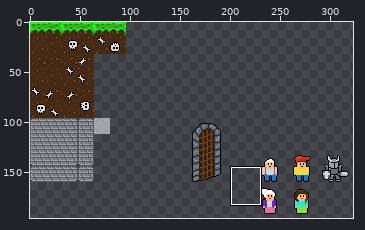
A sprite sheet gets an edit: Defending Dragons/Assets/Resources/Sprites/Tile Atlas.png. Above: a wide view before the commit, with the close-up outlined.
Close-up. First the earlier version:
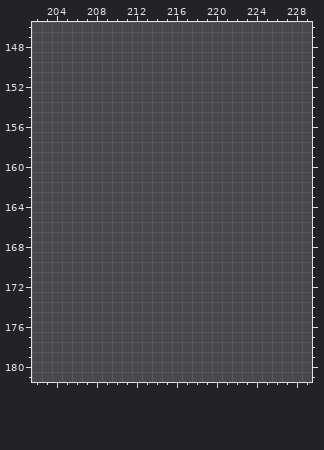
The file is 512x512 pixels. Colours within 5 levels of each other are drawn and written as one. Shown: x 202..229, y 146..181. The wide view leaves out empty margins. The commit also changed other parts of the picture, which this record leaves out.
After the commit:
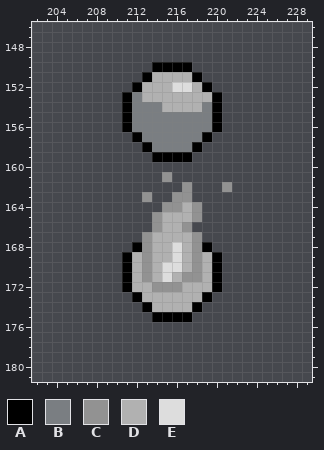
Palette (. is transparent): A #000000  B #7a7e82  C #929292  D #b1b1b1  E #dddddd
From old to new:
y 150: x 214..217 .... -> AAAA
y 151: x 213..218 ...... -> ADDDDA
y 152: x 212..219 ........ -> ADDDEEDA
y 153: x 211..220 .......... -> ABDDDDDDDA
y 154: x 211..220 .......... -> ABBBDDDDBA
y 155..156: x 211..220 .......... -> ABBBBBBBBA
y 157: x 212..219 ........ -> ABBBBBBA
y 158: x 213..218 ...... -> ABBBBA
y 159: x 214..217 .... -> AAAA
y 161: x 215 . -> C
y 162: x 217 . -> C; x 221 . -> C
y 163: x 213 . -> C; x 216..217 .. -> CC
y 164: x 215..218 .... -> CCDC
y 165: x 214..218 ..... -> CDDDC
y 166: x 214..217 .... -> CDDC
y 167: x 213..218 ...... -> CDDDDC
y 168: x 212..219 ........ -> ACDDEDCA
y 169: x 211..220 .......... -> ADCDDEDCDA
y 170: x 211..220 .......... -> ADCDEEDCDA
y 171: x 211..220 .......... -> ADCDEDCCDA
y 172: x 211..220 .......... -> ADDCCCDDDA
y 173: x 212..219 ........ -> ADDDDDDA
y 174: x 213..218 ...... -> ADDDDA
y 175: x 214..217 .... -> AAAA
